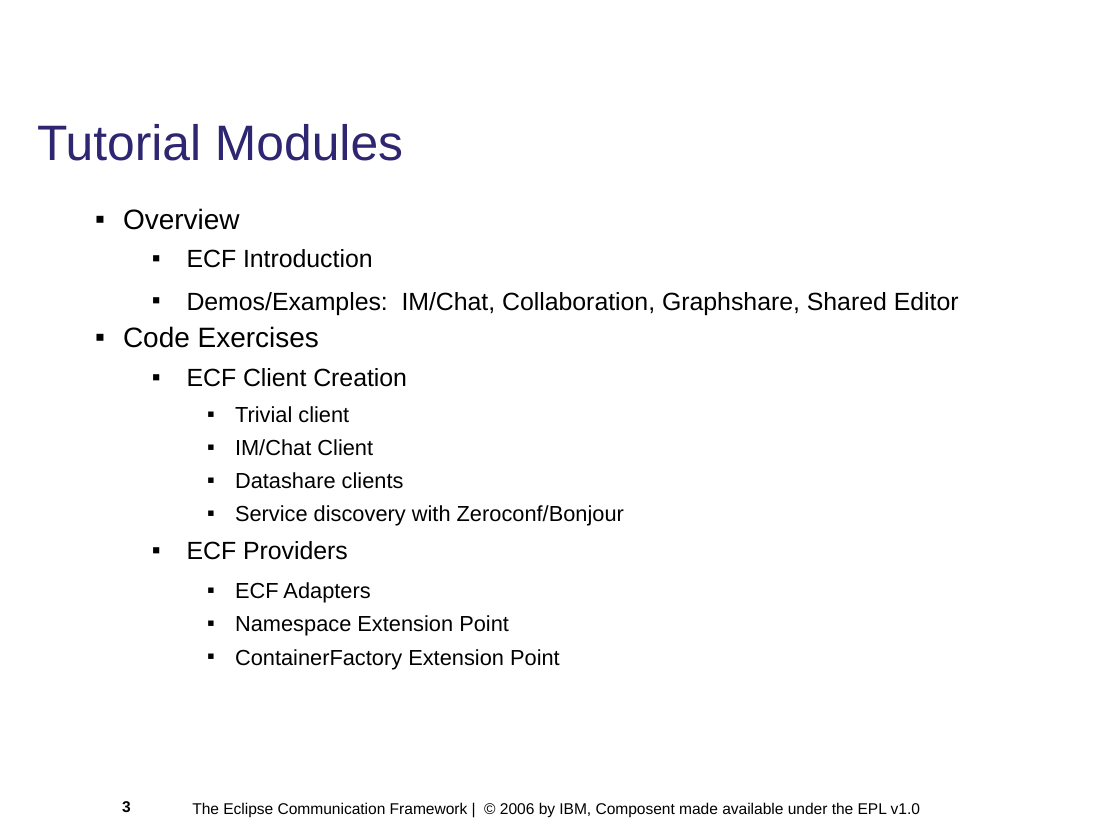
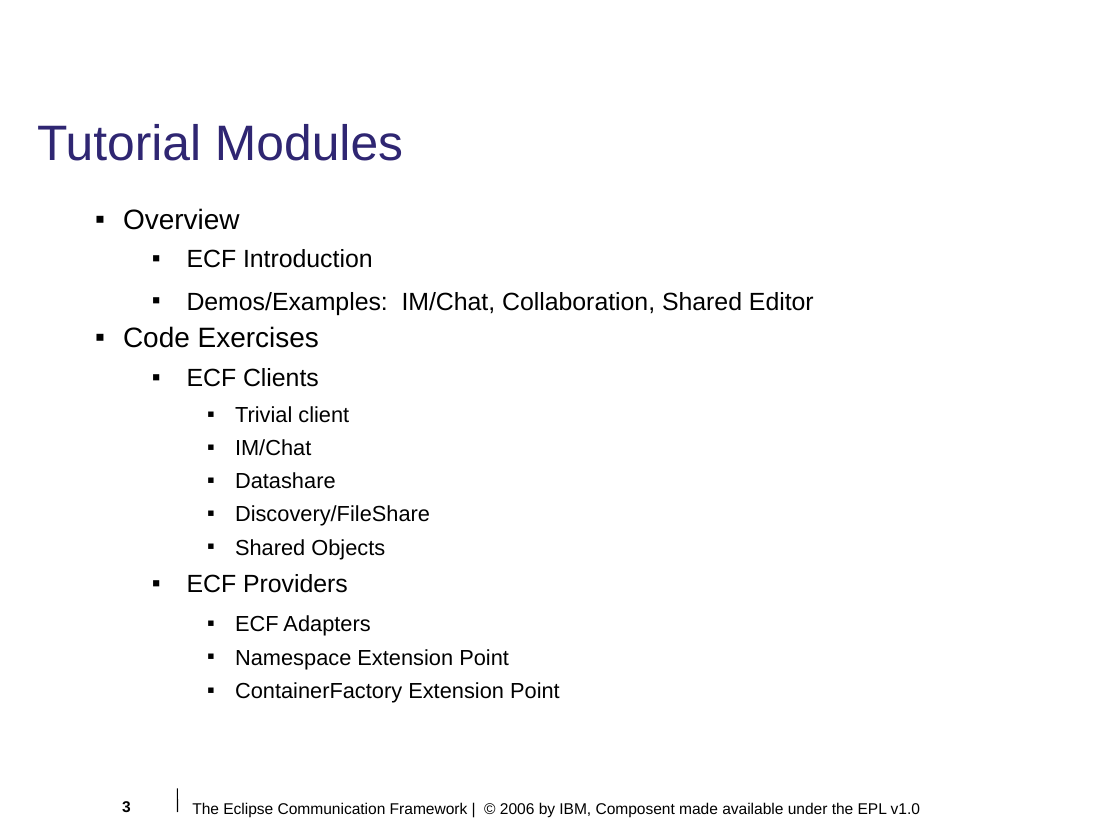
Before and after one commit to eclipse/ecf, a slide deck: slide 3 of doc/tutorials/EclipseCON 2006/module1.odp. Drawn at 1120x840 pixels with LibreOffice and Linux fonts; fonts in the diff are those of the drawing; background and template pictures are left out. Boxes give left, top, right and bottom in pixels: in the first picture for what was removed or moved away, otherwise in the second. Text is boxed around its words. In the diff, an @@ line names an element or a change of style, - is before the commit and + after.

Commit message:
Updates to module1 tutorial slides

```diff
--- a/doc/tutorials/EclipseCON 2006/module1.odp
+++ b/doc/tutorials/EclipseCON 2006/module1.odp
@@ text at box(187, 292, 814, 315): text changed @@
-  ▪ Demos/Examples: IM/Chat, Collaboration, Graphshare, Shared Editor
+  ▪ Demos/Examples: IM/Chat, Collaboration, Shared Editor
@@ text at box(187, 368, 319, 387): text changed @@
-  ▪ ECF Client Creation
+  ▪ ECF Clients
@@ text at box(235, 439, 430, 559): text changed @@
-    ▪ IM/Chat Client
-    ▪ Datashare clients
-    ▪ Service discovery with Zeroconf/Bonjour
+    ▪ IM/Chat
+    ▪ Datashare
+    ▪ Discovery/FileShare
+    ▪ Shared Objects
@@ line added from (177, 788) to (178, 812), #000000 0.74 pt @@
```
Also in this commit, not shown: 16 other slides changed, 2 slides added, 2 slides removed, 1 other file.
